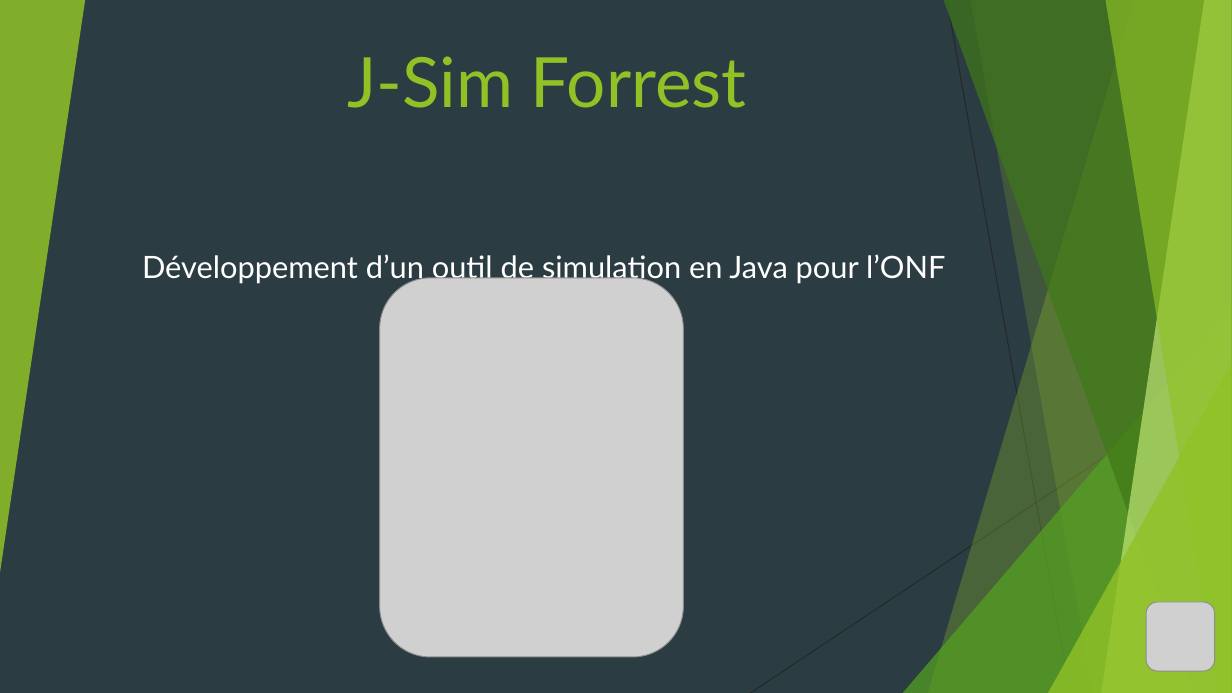
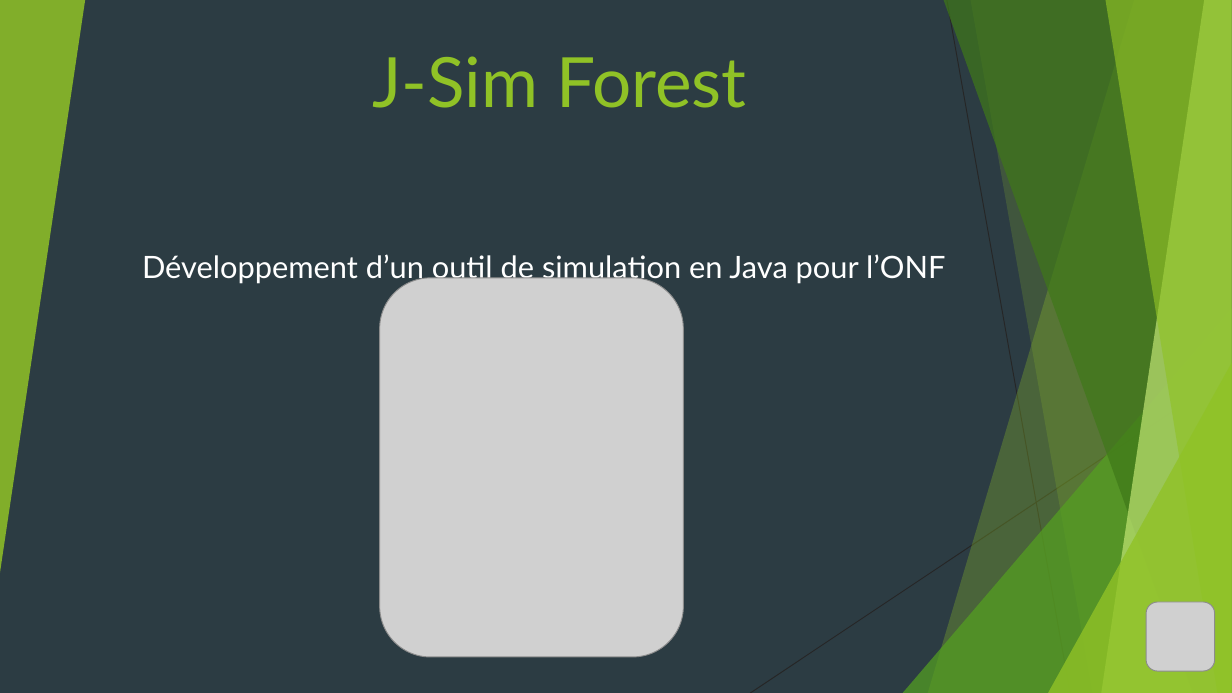
Before and after one commit to sidewinder94/j-sim-forest, a slide deck: slide 1 of Documentation/ppt_soutenance.pptx. Drawn at 1232x693 pixels with LibreOffice and Linux fonts; fonts in the diff are those of the drawing; grey boxes stand for pictures. Boxes give left, top, right and bottom in pixels: in the first picture for what was removed or moved away, otherwise in the second. Text is boxed around its words. In the diff, an @@ line names an element or a change of style, - is before the commit and + after.

```diff
--- a/Documentation/ppt_soutenance.pptx
+++ b/Documentation/ppt_soutenance.pptx
@@ title at (x1=372, y1=56, x2=747, y2=108): text changed @@
-J-Sim Forrest
+J-Sim Forest
```
Also in this commit, not shown: 5 other slides changed, 1 other file.
